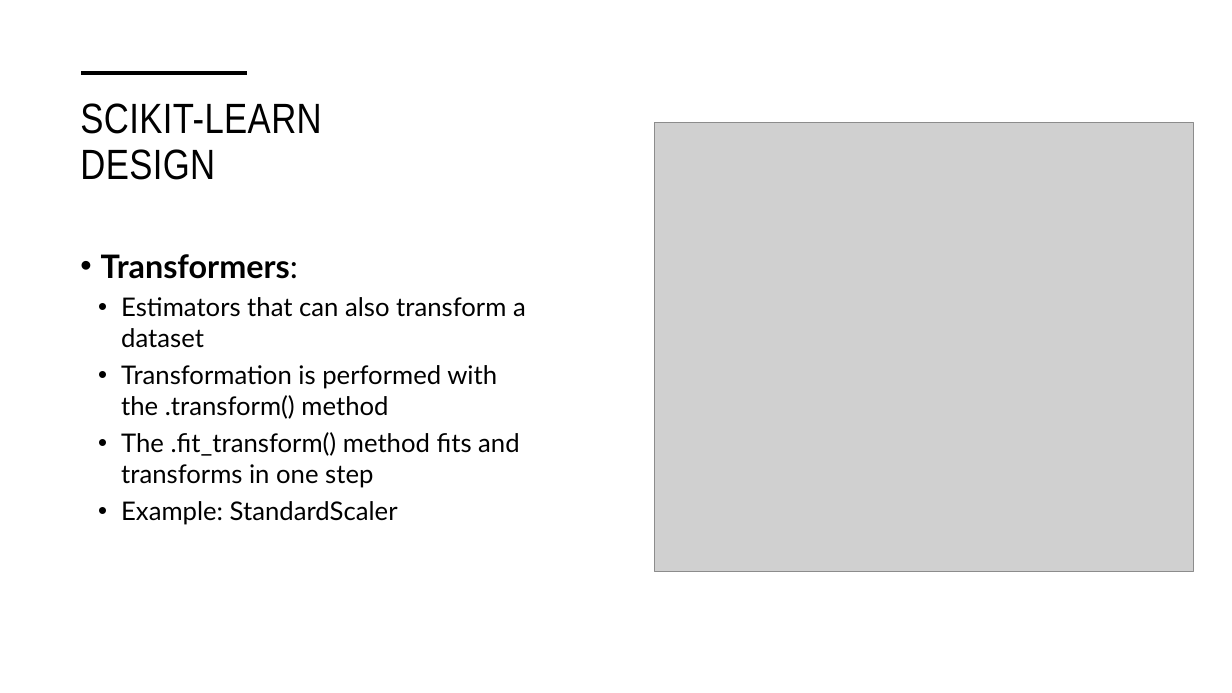
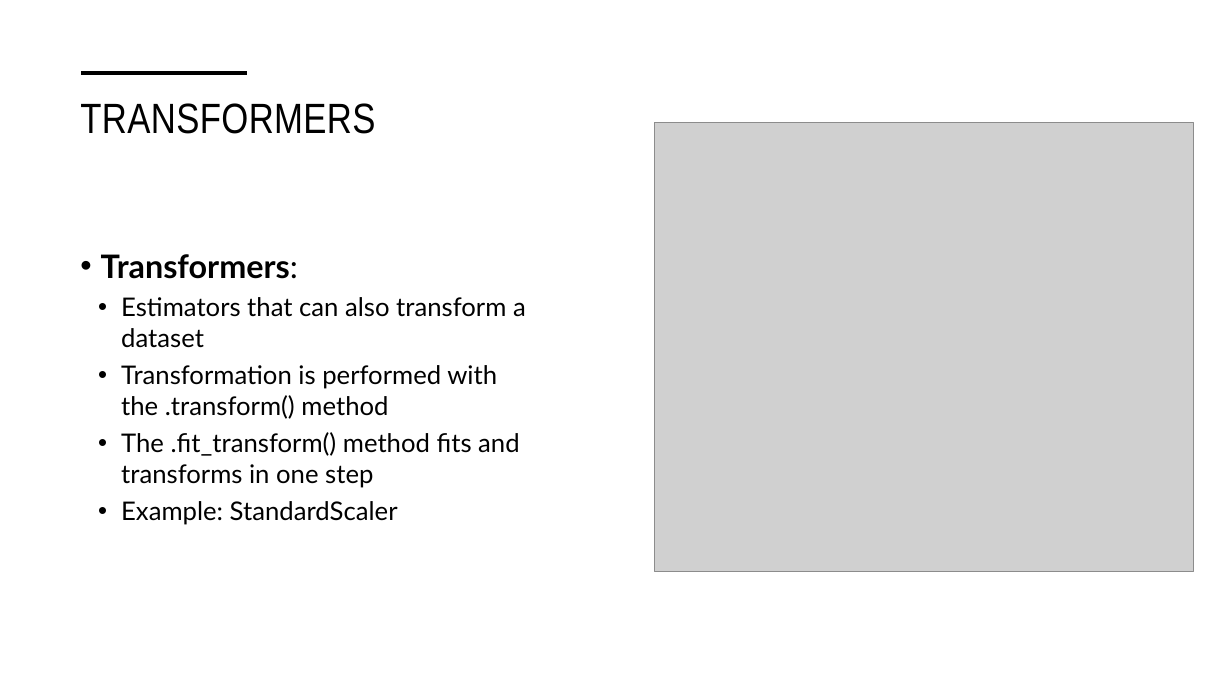
Before and after one commit to STAT-486-Fall-2026/course-content, a slide deck: slide 7 of slides/03-intro-to-sklearn.pptx (slide 5 before the commit). Drawn at 1232x693 pixels with LibreOffice and Linux fonts; fonts in the diff are those of the drawing; grey boxes stand for pictures. Boxes give left, top, right and bottom in pixels: in the first picture for what was removed or moved away, otherwise in the second. Text is boxed around its words. In the diff, an @@ line names an element or a change of style, - is before the commit and + after.

```diff
--- a/slides/03-intro-to-sklearn.pptx
+++ b/slides/03-intro-to-sklearn.pptx
@@ title at box(80, 103, 375, 134): text changed @@
-SCIKIT-LEARN DESIGN
+TRANSFORMERS
```
Also in this commit, not shown: 5 other slides changed, 2 slides added, 1 other file.
